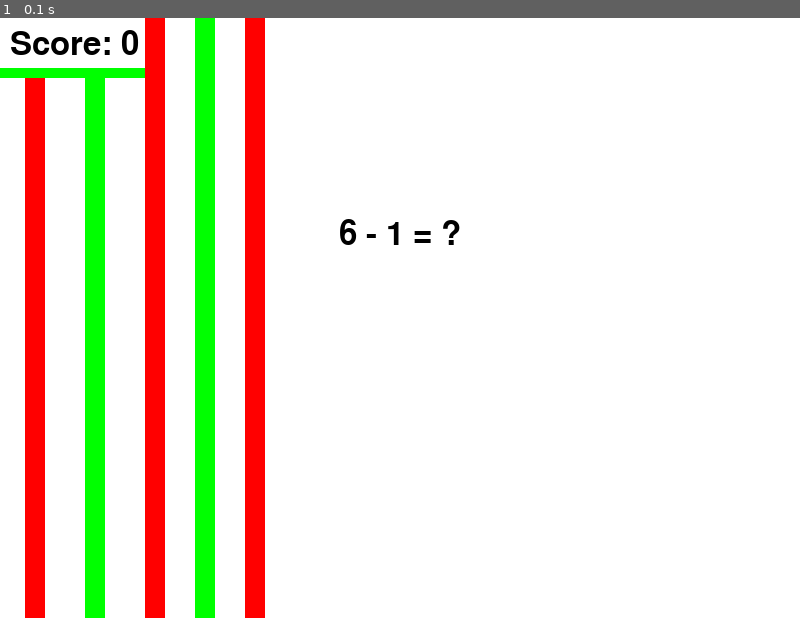
Above: before the commit, frame 1.
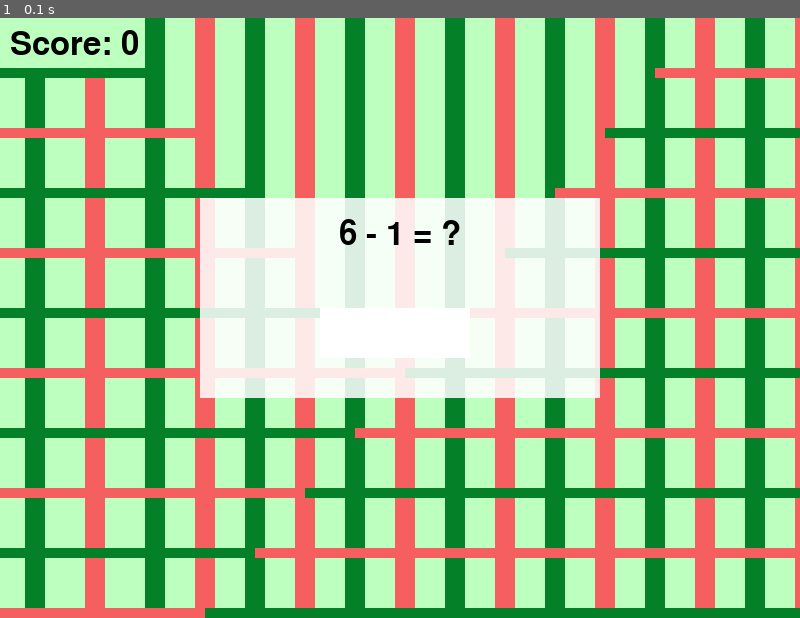
Above: after the commit, the same moment.

Repository: ICS3U-Gallo/mini-games-for-real-matin-henry-julian-david-ryan
Game: pygame game, started from henry_game.py
The game is run twice, just before and just after one commit, with the same random seed, the same clock (stepped at 60 frames per second) and the same inputs.
Inputs:
- Up to frame 1 (0.1 s): no input

The runs differ from the first frame. In frame 1, 87% of the frame differs, in the area x 0-100%, y 0-100%.

Commit message:
Update henry_game.py
fully updated background

Diff:
--- a/henry_game.py
+++ b/henry_game.py
@@ -12,10 +12,11 @@
 clock = pygame.time.Clock()
 
 # Colors
+BG = (189, 255, 190)
 WHITE = (255, 255, 255)
 BLACK = (0, 0, 0)
-GREEN = (0, 255, 0)
-RED = (255, 0, 0)
+GREEN = (3, 128, 40)
+RED = (245, 95, 95)
 
 # Fonts
 font = pygame.font.Font(None, 48)
@@ -51,6 +52,7 @@
 generate_question(difficulty)
 while running:
     # Event handling
+
     for event in pygame.event.get():
         if event.type == pygame.QUIT:
             running = False
@@ -72,19 +74,62 @@
                     user_answer += event.unicode
 
     # Draw everything
-    screen.fill(WHITE) # Background color
-    pygame.draw.rect(screen, RED, (25, 50, 20,1000))
-    pygame.draw.rect(screen,GREEN, (85, 50, 20, 1000 ))
-    pygame.draw.rect(screen,RED, (145, 0, 20, 1000 ))
-    pygame.draw.rect(screen, GREEN, (195, 0, 20, 1000 ))
-    pygame.draw.rect(screen,RED, (245, 0, 20, 1000 ))
+    screen.fill(BG) # Background color
+    pygame.draw.rect(screen, GREEN, (25, 50, 20, 800))
+    pygame.draw.rect(screen, RED, (85, 50, 20, 800))
+    pygame.draw.rect(screen, GREEN, (145, 0, 20, 800))
+    pygame.draw.rect(screen, RED, (195, 0, 20, 800))
+    pygame.draw.rect(screen, GREEN, (245, 0, 20, 800))
+    pygame.draw.rect(screen, RED, (295, 0, 20, 800))
+    pygame.draw.rect(screen, GREEN, (345, 0, 20, 800))
+    pygame.draw.rect(screen, RED, (395, 0, 20, 800))
+    pygame.draw.rect(screen, GREEN, (445, 0, 20, 800))
+    pygame.draw.rect(screen, RED, (495, 0, 20, 800))
+    pygame.draw.rect(screen, GREEN, (545, 0, 20, 800))
+    pygame.draw.rect(screen, RED, (595, 0, 20, 800))
+    pygame.draw.rect(screen, GREEN, (645, 0, 20, 800))
+    pygame.draw.rect(screen, RED, (695, 0, 20, 800))
+    pygame.draw.rect(screen, GREEN, (745, 0, 20, 800))
+    pygame.draw.rect(screen, RED, (795, 0, 20, 800))
+
+    # Left to Right
     pygame.draw.rect(screen, GREEN, (0, 50, 145, 10))
+    pygame.draw.rect(screen, RED, (0, 110, 195, 10))
+    pygame.draw.rect(screen, GREEN, (0, 170, 245, 10))
+    pygame.draw.rect(screen, RED, (0, 230, 295, 10))
+    pygame.draw.rect(screen, GREEN, (0, 290, 345, 10))
+    pygame.draw.rect(screen, RED, (0, 350, 395, 10))
+    pygame.draw.rect(screen, GREEN, (0, 410, 445, 10))
+    pygame.draw.rect(screen, RED, (0, 470, 495, 10))
+    pygame.draw.rect(screen, GREEN, (0, 530, 545, 10))
+    pygame.draw.rect(screen, RED, (0, 590, 595, 10))
+    pygame.draw.rect(screen, GREEN, (0, 650, 645, 10))
+
+    #Right to left:
+    pygame.draw.rect(screen, RED, (655, 50, 145, 10))
+    pygame.draw.rect(screen, GREEN, (605, 110, 195, 10))
+    pygame.draw.rect(screen, RED, (555, 170, 245, 10))
+    pygame.draw.rect(screen, GREEN, (505, 230, 295, 10))
+    pygame.draw.rect(screen, RED, (455, 290, 345, 10))
+    pygame.draw.rect(screen, GREEN, (405, 350, 395, 10))
+    pygame.draw.rect(screen, RED, (355, 410, 445, 10))
+    pygame.draw.rect(screen, GREEN, (305, 470, 495, 10))
+    pygame.draw.rect(screen, RED, (255, 530, 545, 10))
+    pygame.draw.rect(screen, GREEN, (205, 590, 595, 10))
+
 
     # Display question and user input
+    transparent_rect = pygame.Surface((400, 200), pygame.SRCALPHA)
+    transparent_rect.fill((255, 255, 255, 220))
+    pygame.draw.rect(screen, WHITE, (320, 290, 150, 50))
+
+
+    screen.blit(transparent_rect, (200, 180))  # Position for the transparent box
     question_text = font.render(question, True, BLACK)
     screen.blit(question_text, (WIDTH // 2 - question_text.get_width() // 2, HEIGHT // 3))
 
     # Display user answer
+
     user_text = font.render(user_answer, True, BLACK if user_answer else BLACK)
     screen.blit(user_text, (WIDTH // 2 - user_text.get_width() // 2, HEIGHT // 2))
 
